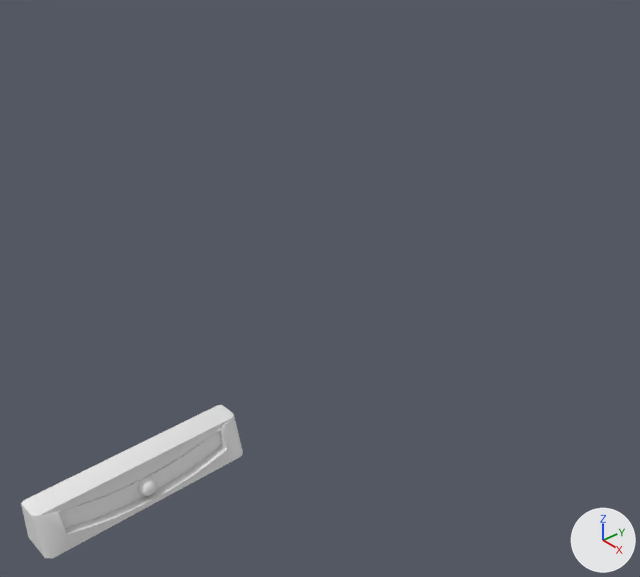
An edit to the Blender file dev/slip.blend, drawn before and after from the same camera.
Camera for both pictures: a 50 mm lens placed at (0.109, -0.14, -0.242), pointed at (-0.307, 0.225, -0.556). The axes (+X, +Y, +Z) are drawn at lower right. The lights are the same throughout. Materials are left out; every surface is plain grey.

Objects in the first picture: 'background', 'face'.
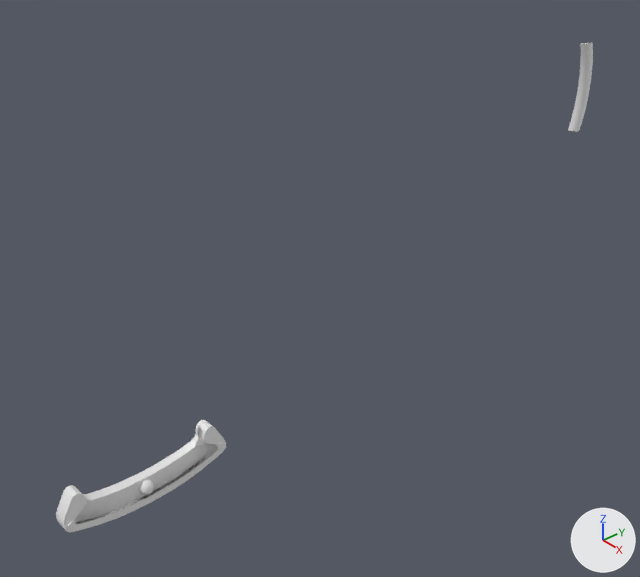
The newer file is also rescaled (x1.717), turned or shifted as a whole; pictures and numbers use the older file's frame.

Pixel boxes (x1, y1, x2, y2) of what changed, in the pictures (640 x 577 px):
'background', deleted: before (21, 405, 243, 559)
'face', reshaped (15% taller): before (58, 430, 221, 528); after (56, 419, 226, 532)
'glass', shown: after (568, 42, 593, 131)
'screws', added: after (67, 442, 226, 529)

Patch to the scene script:
```diff
--- a/dev/slip.blend.py
+++ b/dev/slip.blend.py
@@ me_glass @@
 # used by ob_glass; location = (-0.172, 0.0, -0.5101); rotation_euler = (1.571, 0.0, 0.0), in degrees (90, 0, 0); scale = (1.27, 1.27, 1.27)
-me_glass.from_pydata(...)  # 65 vertices, 50 faces, 2 loose edges; spans x 0.003..0.0079, y -0.0057..0.0064, z -0.0323..0.0323
+me_glass.from_pydata(...)  # 63 vertices, 50 faces; spans x -0.1687..-0.1632, y -0.0363..0.0363, z -0.5174..-0.5028
+# me_glass part 2: 63 vertices added at x -0.1687..-0.1632, y -0.0363..0.0363, z -0.5174..-0.5028
@@ me_face @@
 # used by ob_face; location = (-0.172, 0.0, -0.5101); rotation_euler = (1.571, 0.0, 0.0), in degrees (90, 0, 0); scale = (1.27, 1.27, 1.27)
-me_face.from_pydata(...)  # 18 vertices, 8 faces; spans x 0.0033, y -0.0072..0.0057, z -0.0323..0.0323
+me_face.from_pydata(...)  # 148 vertices, 93 faces; spans x 0.0009..0.0071, y -0.0072..0.0114, z -0.0323..0.0323
+# me_face part 1: 18 vertices removed from x 0.0033, y -0.0072..0.0057, z -0.0323..0.0323; 148 vertices added at x 0.0009..0.0071, y -0.0072..0.0114, z -0.0323..0.0323
@@ me_cylinder_004 @@
+me_cylinder_004.from_pydata(...)  # 50 vertices, 48 faces; spans x 0.0067..0.0126, y -0.0304..-0.0249, z -0.0738..0.0638
+me_cylinder_004.polygons.foreach_set('use_smooth', [True] * 48)
@@ ob_background @@
-ob_background = bpy.data.objects.new('background', me_back)
-ob_background.location = (-0.172, 0.0, -0.5101)
-ob_background.rotation_euler = (1.571, 0.0, 0.0)  # degrees (90, 0, 0)
-ob_background.scale = (1.27, 1.27, 1.27)
-ob_background.show_transparent = True
@@ ob_glass @@
 ob_glass.show_transparent = True
-ob_glass.hide_viewport = True
@@ ob_screws @@
+ob_screws = bpy.data.objects.new('screws', me_cylinder_004)
+ob_screws.location = (-0.1697, -0.0026, -0.4922)
+ob_screws.rotation_euler = (1.571, 0.0, 0.0)  # degrees (90, 0, 0)
+ob_screws.scale = (0.582, 0.582, 0.582)
+ob_screws.show_transparent = True
```
